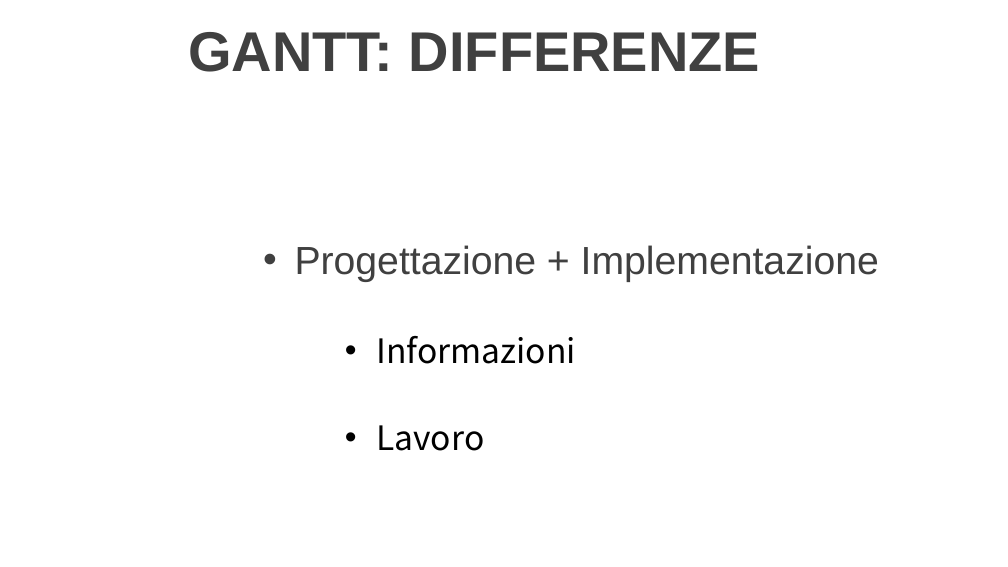
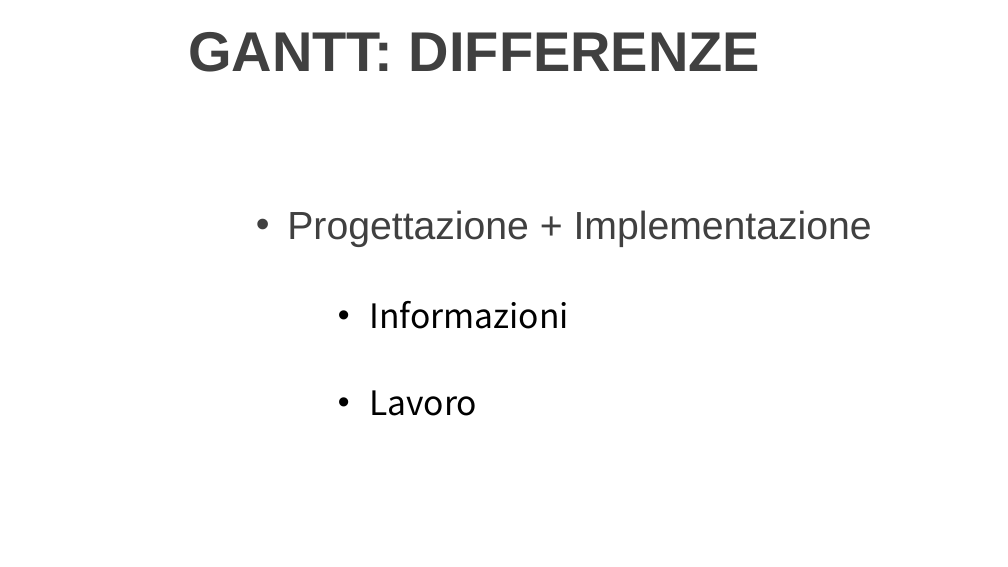
Before and after one commit to LuMug/DroneControlSystem, a slide deck: slide 9 of docs/Presentazione.pptx (slide 7 before the commit). Drawn at 1008x567 pixels with LibreOffice and Linux fonts; fonts in the diff are those of the drawing; background and template pictures are left out. Boxes give left, top, right and bottom in pixels: in the first picture for what was removed or moved away, otherwise in the second. Text is boxed around its words. In the diff, an @@ line names an element or a change of style, - is before the commit and + after.

```diff
--- a/docs/Presentazione.pptx
+++ b/docs/Presentazione.pptx
@@ text "Progettazione + Implementazione" moved from (x1=295, y1=245, x2=879, y2=451) to (x1=287, y1=210, x2=872, y2=416) @@
```
Also in this commit, not shown: 2 other slides changed, 3 slides added, 4 other files.
